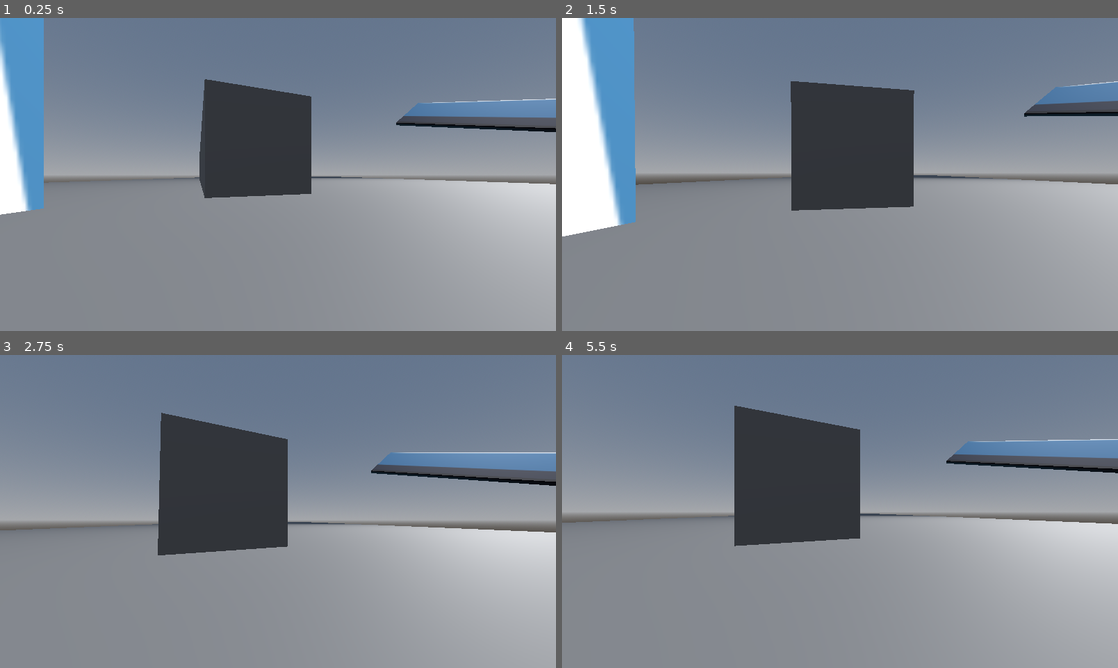
Above: before the commit, frames 1-4 (two rows, left to right).
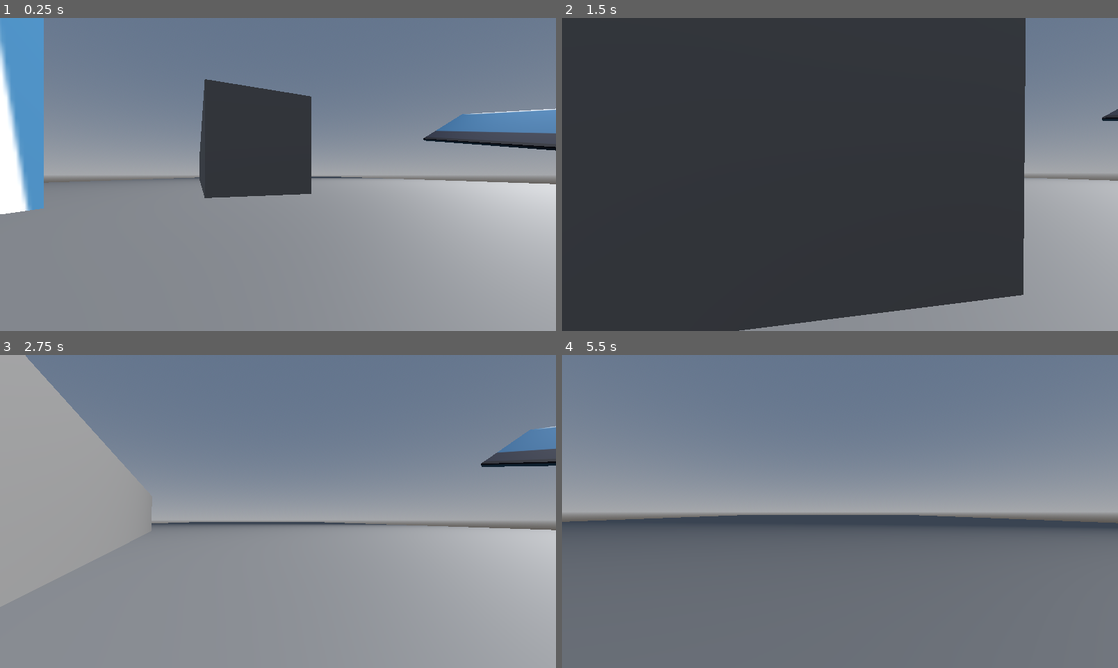
Above: after the commit, the same moments.

Repository: DanTheDan64/titan-trackers
Game: Godot game, scene res://test_scene.tscn
Same seed, same stepped clock (60 frames per second), same inputs: the game is played once before the commit and once after it. The engine's default icon, where the game draws it, is replaced by a stand-in: a white triangle on a blue panel in a dark square.
Inputs (mouse positions are in pixels of both pictures, inside the frame that each line leads up to):
- Up to frame 1 (0.25 s): no input
- Up to frame 2 (1.5 s): tap Enter at 0.5 s; move the mouse to (867, 174) at 0.52 s; hold Right mouse button (shoot) 0.53-1.28 s; hold W (up) from 0.53 s (still down); click (867, 174) at 0.6 s; tap Space (jump) at 0.77 s; move the mouse to (812, 174) at 1.27 s; right-click (812, 174) at 1.35 s
- Up to frame 3 (2.75 s): keep holding W (up); tap Space (jump) at 1.52 s; click (250, 511) at 1.55 s; move the mouse to (289, 505) at 2.02 s; hold Right mouse button (shoot) from 2.03 s (still down); click (289, 505) at 2.1 s
- Up to frame 4 (5.5 s): keep holding W (up); move the mouse to (834, 517) at 2.77 s; release Right mouse button (shoot) at 2.78 s; right-click (834, 517) at 2.85 s; tap Space (jump) at 3.02, 3.77, 4.52 s; click (834, 517) at 3.05 s; move the mouse to (878, 514) at 3.52 s; hold Right mouse button (shoot) 3.53-4.28 s; tap Shift (sneak) at 3.6 s; move the mouse to (795, 508) at 4.27 s; click (795, 508) at 4.35 s; move the mouse to (845, 511) at 5.02 s; hold Right mouse button (shoot) from 5.03 s (still down)

The runs differ from the first frame. In frame 1, 3.3% of the frame differs, in the area x 0-100%, y 25-63%; in frame 2, 73%, in the area x 0-100%, y 0-100%; in frame 3, 22%; in frame 4, 58%.
Error after the commit: Invalid access to property or key 'position' on a base object of type 'Dictionary'. (res://player/moving_controller.gd:40)

Commit message:
grappling almost done

Diff:
--- a/Titan Trackers/player/grappling_controller.gd
+++ b/Titan Trackers/player/grappling_controller.gd
@@ -1,4 +1,5 @@
 extends RigidBody3D
+
 
 
 # Called when the node enters the scene tree for the first time.
@@ -8,4 +9,11 @@
 
 # Called every frame. 'delta' is the elapsed time since the previous frame.
 func _process(delta):
-	pass
+
+
+
+	if Input.is_action_just_released("fire_hook"):
+		$"..".change_state()
+		$"../moving_physicsbody".velocity = linear_velocity
+		linear_velocity = Vector3.ZERO
+		global_rotation_degrees = Vector3.ZERO
--- a/Titan Trackers/player/moving_controller.gd
+++ b/Titan Trackers/player/moving_controller.gd
@@ -24,12 +24,30 @@
 	velocity.z = move_toward(velocity.z, direction.z * max_speed, accell * delta)
 
 	if Input.is_action_pressed("shoot"):
-		velocity += direction
+		if direction:
+			velocity += direction
+		else:
+			velocity += -$"../stuff_holder/Camera3D".transform.basis.z
 
 	if Input.is_action_just_pressed("fire_hook"):
-		$"..".change_state()
-		$"../grappling_physicsbody".linear_velocity = velocity
-		velocity = Vector3.ZERO
+			var space_state = get_world_3d().direct_space_state
+			# use global coordinates, not local to node
+			var query = PhysicsRayQueryParameters3D.create(
+			$"../stuff_holder/Camera3D".position,
+			-$"../stuff_holder/Camera3D".transform.basis.z * 150)
+			var result = space_state.intersect_ray(query)
+			print(result)
+			%StaticBody3D6.position = result.position + $"..".position
+			$"../grappling_physicsbody".position = position
+
+			$"..".change_state()
+			$"../grappling_physicsbody".linear_velocity = velocity
+			velocity = Vector3.ZERO
+			return
 
 
+
+	#if not result.is_empty():
+	#	print(result.position)
+
 	move_and_slide()
--- a/Titan Trackers/test_scene.tscn
+++ b/Titan Trackers/test_scene.tscn
@@ -48,7 +48,10 @@
 environment = SubResource("Environment_h8gqh")
 
 [node name="StaticBody3D6" type="StaticBody3D" parent="."]
+unique_name_in_owner = true
 transform = Transform3D(9.80102, 0, 28.84, 0, 10.534, 0, -3.86072, 0, 73.2146, -15.8565, 4.9674, -56.0442)
+collision_layer = 0
+collision_mask = 0
 metadata/_edit_group_ = true
 
 [node name="CollisionShape3D" type="CollisionShape3D" parent="StaticBody3D6"]
@@ -58,7 +61,9 @@
 mesh = SubResource("BoxMesh_fqadi")
 
 [node name="PinJoint3D" type="PinJoint3D" parent="StaticBody3D6"]
+transform = Transform3D(1, 0, 0, 0, 1, 0, 3.72529e-09, 0, 1, 0, 0, 0)
 node_a = NodePath("..")
+node_b = NodePath("../../player_2/grappling_physicsbody")
 exclude_nodes_from_collision = false
 
 [node name="terrain" type="Node" parent="."]
@@ -74,6 +79,7 @@
 
 [node name="StaticBody3D5" type="StaticBody3D" parent="terrain"]
 transform = Transform3D(8, 0, 0, 0, 60, 0, 0, 0, 8, -18, 30, -8.129)
+metadata/_edit_group_ = true
 
 [node name="CollisionShape3D" type="CollisionShape3D" parent="terrain/StaticBody3D5"]
 shape = SubResource("BoxShape3D_newsb")
@@ -84,7 +90,8 @@
 mesh = SubResource("BoxMesh_fqadi")
 
 [node name="StaticBody3D2" type="StaticBody3D" parent="terrain"]
-transform = Transform3D(60, 0, 0, 0, 0.707107, 7.07107, 0, -0.707107, 7.07107, 0, 4.46085, 28.159)
+transform = Transform3D(120, 0, 0, 0, 1.41421, 14.1421, 0, -1.41421, 14.1421, -21, 3.46085, 28.159)
+metadata/_edit_group_ = true
 
 [node name="CollisionShape3D" type="CollisionShape3D" parent="terrain/StaticBody3D2"]
 transform = Transform3D(1, 0, 0, 0, 1, 0, 0, -3.72529e-09, 1, 0, 0, 0)
@@ -95,7 +102,8 @@
 mesh = SubResource("BoxMesh_fqadi")
 
 [node name="StaticBody3D3" type="StaticBody3D" parent="terrain"]
-transform = Transform3D(43.1364, -0.546122, 8.59942, 9.57819, 0.731798, 13.2512, -40.5895, -0.407703, 12.266, 66.4302, 9.44232, 3.35721)
+transform = Transform3D(43.1364, -0.546122, 8.59942, 9.57819, 0.731798, 13.2512, -40.5895, -0.407703, 12.266, 66.4302, 9.44232, 7.35721)
+metadata/_edit_group_ = true
 
 [node name="CollisionShape3D" type="CollisionShape3D" parent="terrain/StaticBody3D3"]
 shape = SubResource("BoxShape3D_newsb")
@@ -106,13 +114,14 @@
 mesh = SubResource("BoxMesh_fqadi")
 
 [node name="StaticBody3D4" type="StaticBody3D" parent="terrain"]
-transform = Transform3D(-38.0111, -0.28406, 14.3939, 13.5777, 0.821472, 10.4685, -44.3938, 0.494463, -9.12268, 69.4904, 20.1367, -57.1878)
+transform = Transform3D(-12.2227, -0.562287, 19.4107, 15.4786, 0.936478, 11.9341, -65.4949, 0.326254, -0.802016, 85.4904, 18.1367, -65.1878)
+metadata/_edit_group_ = true
 
 [node name="CollisionShape3D" type="CollisionShape3D" parent="terrain/StaticBody3D4"]
 shape = SubResource("BoxShape3D_newsb")
 
 [node name="MeshInstance3D" type="MeshInstance3D" parent="terrain/StaticBody3D4"]
-transform = Transform3D(1, -4.65661e-10, 0, -1.90735e-06, 1, 0, -1.19209e-07, 0, 1, 0, 0, 0)
+transform = Transform3D(1, -4.65661e-10, 7.45058e-09, -3.8147e-06, 1, 0, 0, 0, 1, 0, 0, 0)
 material_override = SubResource("StandardMaterial3D_hih2b")
 mesh = SubResource("BoxMesh_fqadi")
 
@@ -128,6 +137,7 @@
 
 [node name="Camera3D" type="Camera3D" parent="player_2/stuff_holder"]
 transform = Transform3D(1, 0, 0, 0, 1, 0, 0, 0, 1, 0, 2, 0)
+far = 10000.0
 
 [node name="moving_physicsbody" type="CharacterBody3D" parent="player_2"]
 transform = Transform3D(1, 0, 0, 0, 1.5, 0, 0, 0, 1, 0, 0, 0)
